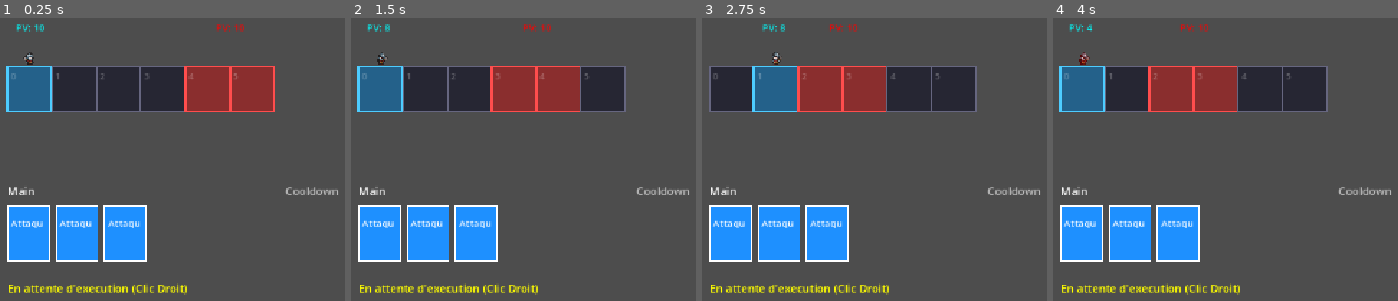
Above: before the commit, frames 1-4 (left to right).
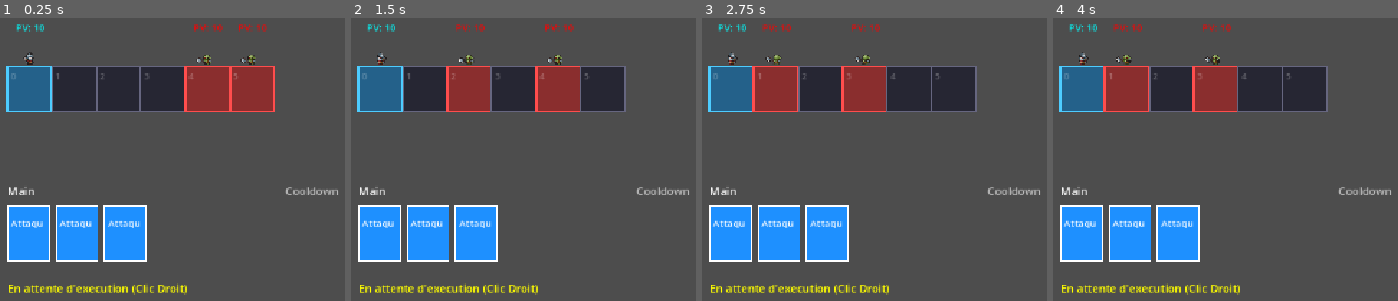
Above: after the commit, the same moments.

Repository: NiorsHaz/GMJ-Instase-2026
Game: Godot game, scene res://Scene/level_test.tscn
Two runs of this game, one before a commit and one after it. Both use one fixed random seed, a clock stepped at 60 frames per second and the inputs below.
Inputs (mouse positions are in pixels of both pictures, inside the frame that each line leads up to):
- Up to frame 1 (0.25 s): no input
- Up to frame 2 (1.5 s): tap Enter (ui_accept) at 0.5, 0.77, 1.25 s; move the mouse to (outside the picture) at 0.52 s; hold Right (ui_right) 0.53-1.28 s; tap E at 0.6, 1.35 s; click (outside the picture) at 0.67 s; move the mouse to (530, 176) at 1.27 s; hold Left (ui_left) from 1.28 s (still down)
- Up to frame 3 (2.75 s): tap Enter (ui_accept) at 1.52, 2 s; move the mouse to (outside the picture) at 2.02 s; release Left (ui_left) at 2.03 s; hold Right (ui_right) from 2.03 s (still down); tap E at 2.1 s
- Up to frame 4 (4 s): tap Enter (ui_accept) at 2.75, 3.02, 3.5, 3.77 s; move the mouse to (1349, 244) at 2.77 s; tap E at 2.85, 3.6 s; click (1349, 244) at 2.92 s; move the mouse to (outside the picture) at 3.52 s; release Right (ui_right) at 3.53 s; hold Left (ui_left) from 3.53 s (still down)

The runs differ from the first frame. In frame 1, 0.5% of the frame differs, in the area x 56-78%, y 2-17%; in frame 2, 4.8%; in frame 3, 7.0%, in the area x 1-52%, y 2-34%; in frame 4, 4.8%.

Commit message:
Correct _grid_size bug

Diff:
--- a/Scripts/enemy.gd
+++ b/Scripts/enemy.gd
@@ -26,7 +26,7 @@
 	if animation:
 		animation.flip_h = (facing_direction < 0)
 
-func setup_position(target_position: Vector2, cell_index: int) -> void:
+func setup_position(target_position: Vector2, cell_index: int, _grid_size: int = 0) -> void:
 	global_position = target_position
 	current_cell_index = cell_index
 
--- a/Scripts/script.gd
+++ b/Scripts/script.gd
@@ -25,8 +25,8 @@
 	generate_grid()
 	spawn_player()
 	# spawn_enemy()
-	# spawn_enemies(2)
-	spawn_boss()
+	spawn_enemies(2)
+	#spawn_boss()
 	setup_deck()
 	if is_instance_valid(enemy_instance):
 		enemy_instance.call("plan_next_action", player_instance)
